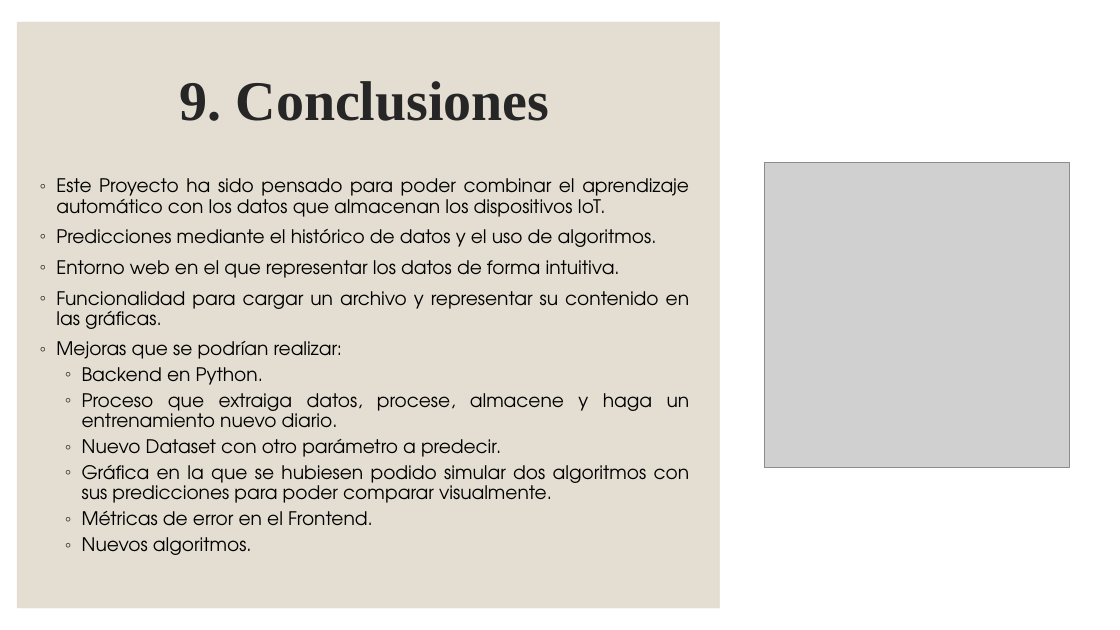
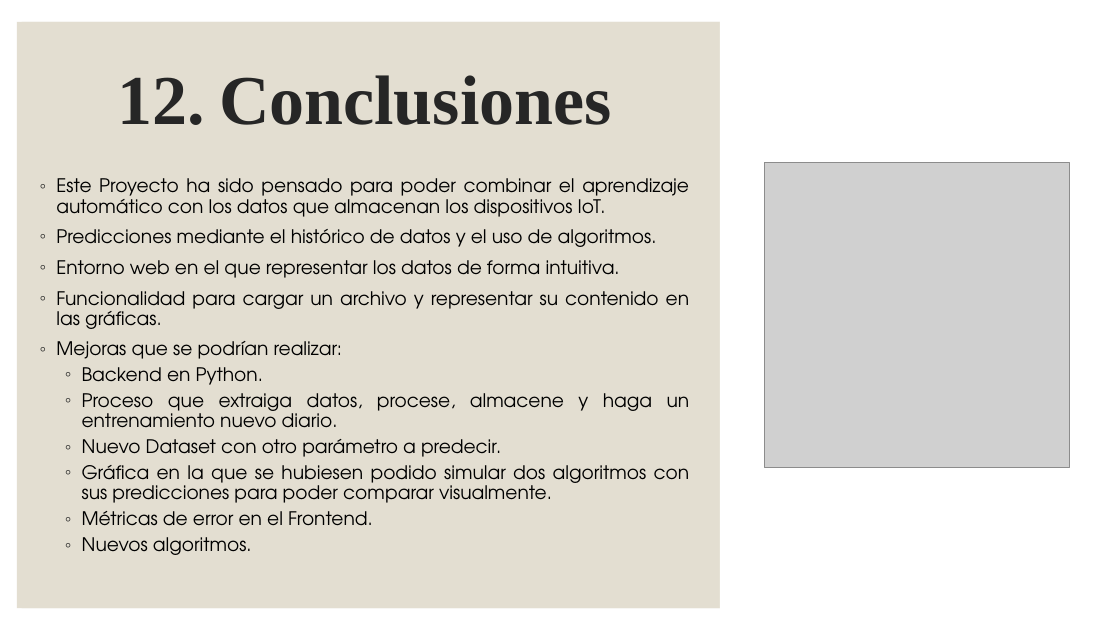
Before and after one commit to jperezlf/MPAIOT, a slide deck: slide 20 of Doc/Presentación TFG.pptx (slide 24 before the commit). Drawn at 1120x630 pixels with LibreOffice and Linux fonts; fonts in the diff are those of the drawing; grey boxes stand for pictures. Boxes give left, top, right and bottom in pixels: in the first picture for what was removed or moved away, otherwise in the second. Text is boxed around its words. In the diff, an @@ line names an element or a change of style, - is before the commit and + after.

```diff
--- a/Doc/Presentación TFG.pptx
+++ b/Doc/Presentación TFG.pptx
@@ title at (118, 75, 612, 125): text changed; size 48 to 60 pt @@
-9. Conclusiones
+12. Conclusiones
```
Also in this commit, not shown: 17 other slides changed, 2 slides added, 6 slides removed.
